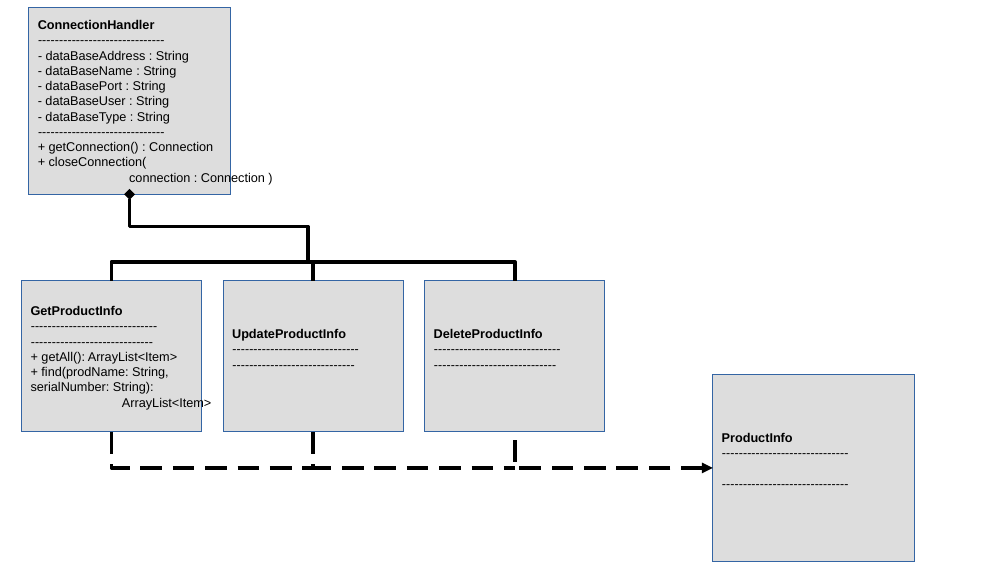
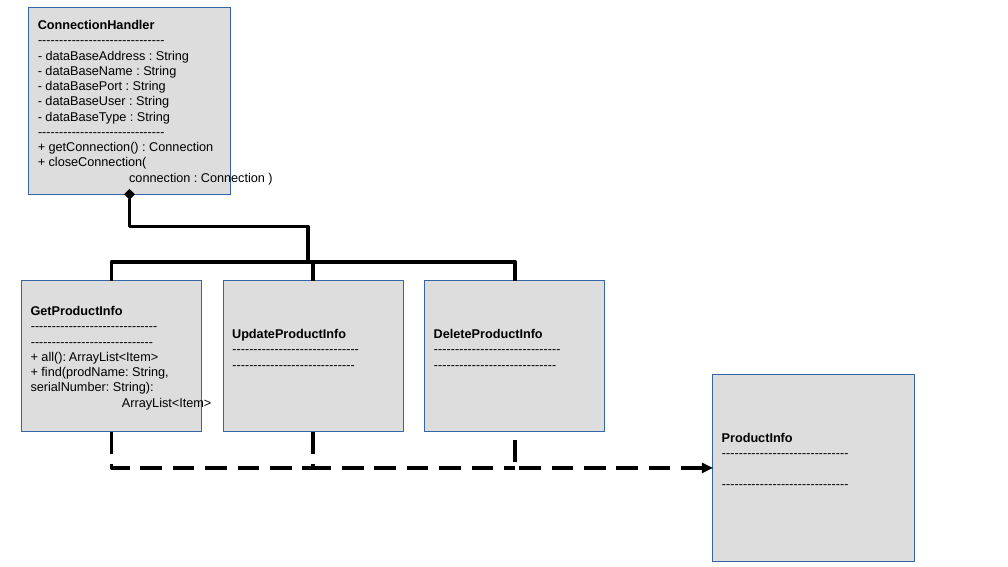
Before and after one commit to MikaDevelops/warehouseApplication, a slide deck: slide 1 of documentation/databaseOperationsClassDiagram.odp. Drawn at 1008x567 pixels with LibreOffice and Linux fonts; fonts in the diff are those of the drawing. Boxes give left, top, right and bottom in pixels: in the first picture for what was removed or moved away, otherwise in the second. Text is boxed around its words. In the diff, an @@ line names an element or a change of style, - is before the commit and + after.

Commit message:
method name updated

```diff
--- a/documentation/databaseOperationsClassDiagram.odp
+++ b/documentation/databaseOperationsClassDiagram.odp
@@ text in rectangle at [41, 351, 158, 364]: text changed @@
-+ getAll(): ArrayList<Item>
++ all(): ArrayList<Item>
```
